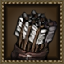
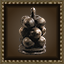
Revision of a layered (64, 64) image; what changed, layer by layer:
hid "Bullet and Powder (12)", painted on it over [10, 7, 58, 60]
added layer "small shot and powder" in group "Blackpowder and Engineering" over [18, 7, 46, 55]
hid "Arrow (12)" over [10, 7, 58, 60]
hid "Lead Bullet (12)", painted on it over [12, 7, 47, 49]
hid "Stone Bullet (12)", painted on it over [17, 17, 48, 48]
